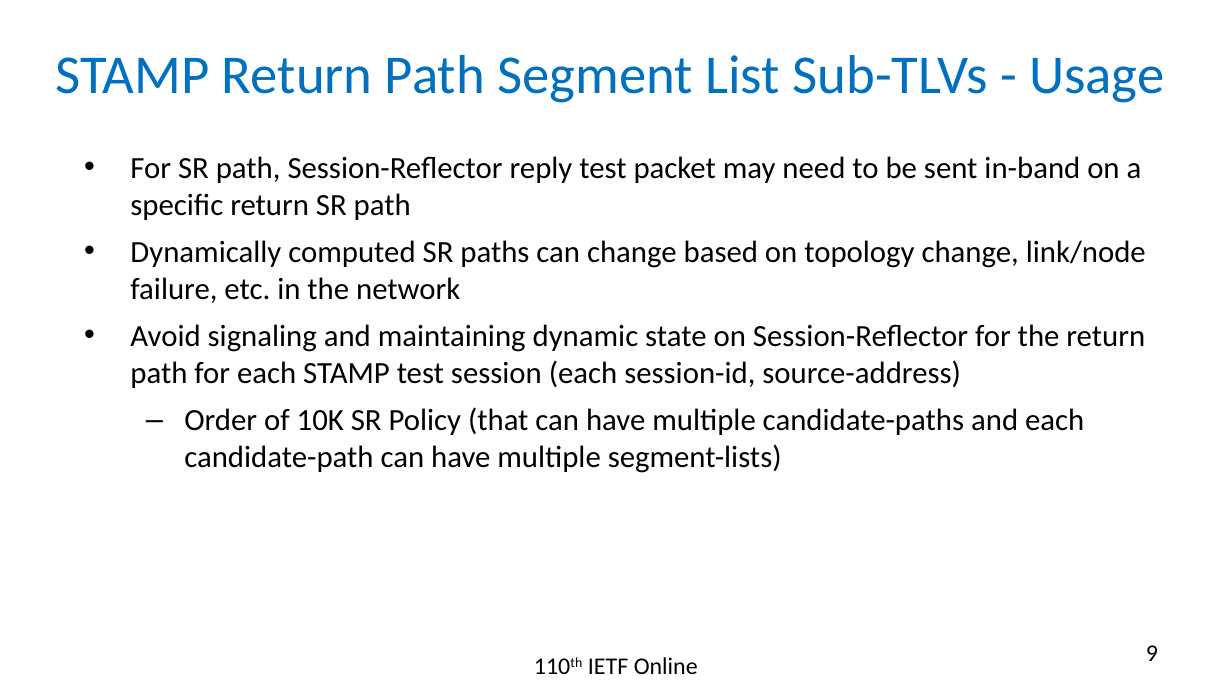
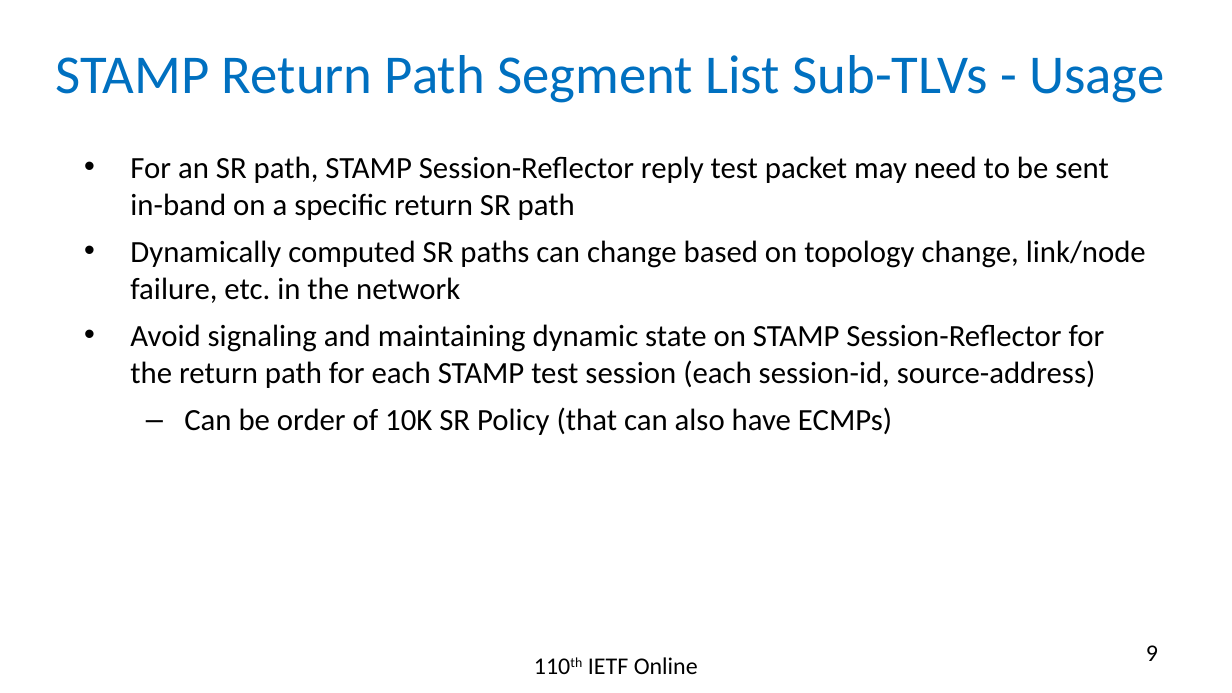
Before and after one commit to rakgandhi/ietf-slides, a slide deck: slide 9 of draft-gandhi-ippm-stamp-srpm-02.pptx. Drawn at 1232x693 pixels with LibreOffice and Linux fonts; fonts in the diff are those of the drawing. Boxes give left, top, right and bottom in pixels: in the first picture for what was removed or moved away, otherwise in the second. Text is boxed around its words. In the diff, an @@ line names an element or a change of style, - is before the commit and + after.

```diff
--- a/draft-gandhi-ippm-stamp-srpm-02.pptx
+++ b/draft-gandhi-ippm-stamp-srpm-02.pptx
@@ text at <box>130,156,1108,220</box>: text changed @@
-• For SR path, Session-Reflector reply test packet may need to be sent in-band on a specific return SR path
+• For an SR path, STAMP Session-Reflector reply test packet may need to be sent in-band on a specific return SR path
@@ text at <box>130,324,1105,435</box>: text changed @@
-• Avoid signaling and maintaining dynamic state on Session-Reflector for the return path for each STAMP test session (each session-id, source-address)
-  – Order of 10K SR Policy (that can have multiple candidate-paths and each candidate-path can have multiple segment-lists)
+• Avoid signaling and maintaining dynamic state on STAMP Session-Reflector for the return path for each STAMP test session (each session-id, source-address)
+  – Can be order of 10K SR Policy (that can also have ECMPs)
```
Also in this commit, not shown: 3 other slides changed, 5 other files.
